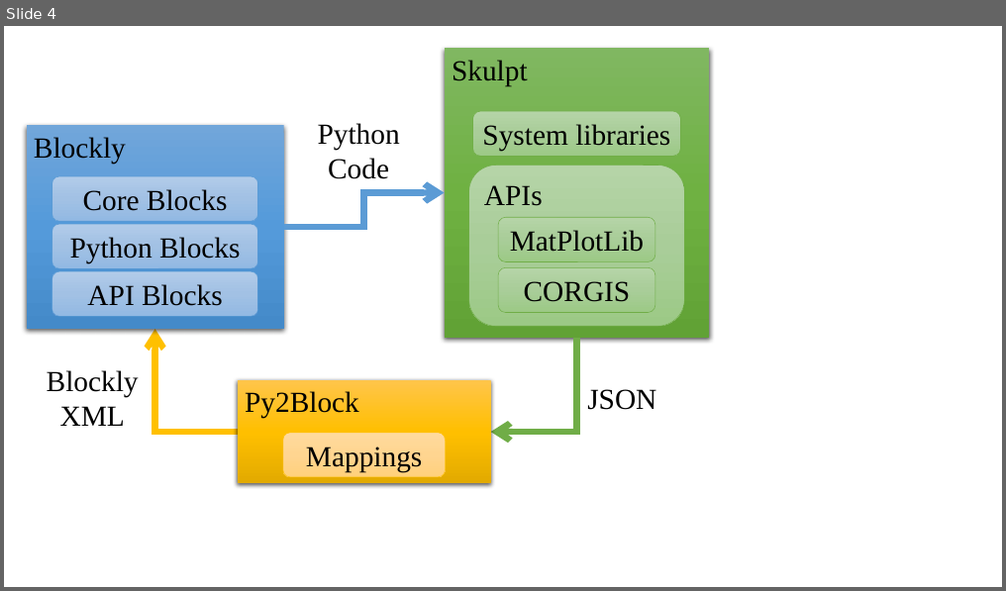
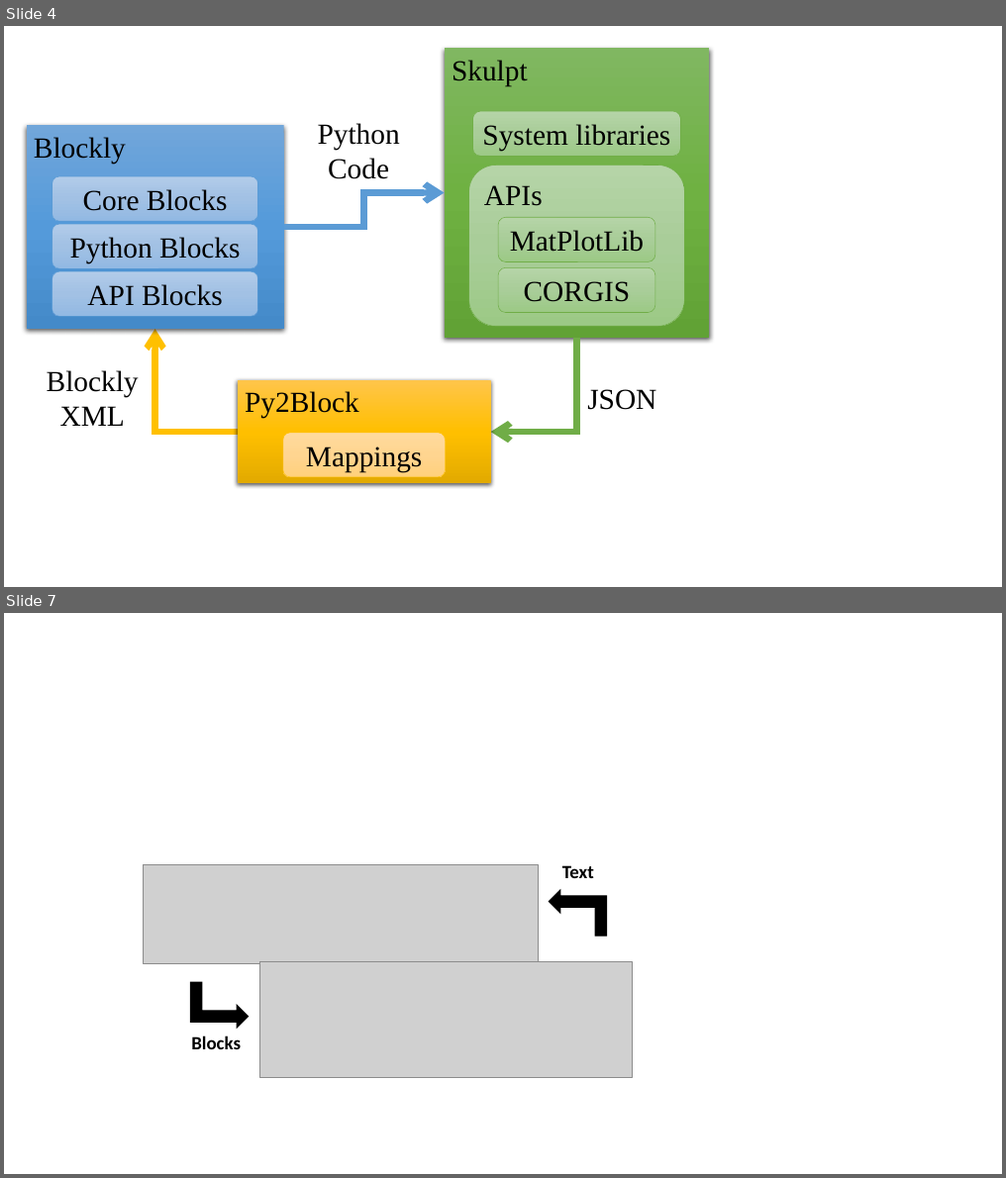
Before and after one commit to acbart/prelim, a slide deck: icer2015/images/graphics.pptx. Shown one above the other, each under a label of ours: slide 4 before the commit, slides 4 and 7 after it; the slides between them are not shown. The pictures are 1006x591 and 1006x1178 pixels, drawn with LibreOffice and Linux fonts; fonts in the diff are those of the drawing; grey boxes stand for pictures. Boxes give left, top, right and bottom in pixels: in the first picture for what was removed or moved away, otherwise in the second. Text is boxed around its words. In the diff, an @@ line names an element or a change of style, - is before the commit and + after.

```diff
--- a/icer2015/images/graphics.pptx
+++ b/icer2015/images/graphics.pptx
@@ slide 7 added at [4,613,1002,1174], background #FFFFFF @@
@@ picture added at [144,864,538,964] @@
@@ text added at [562,865,594,878], 18 pt, text #000000, bold @@
+Text
@@ bent up arrow added at [549,890,607,936], fill #000000, outline #000000 1 pt @@
@@ picture added at [260,961,633,1078] @@
@@ bent up arrow added at [190,982,249,1028], fill #000000, outline #000000 1 pt @@
@@ text added at [191,1036,241,1050], 18 pt, text #000000, bold @@
+Blocks
```
Also in this commit, not shown: 2 other slides added, 45 other files.
